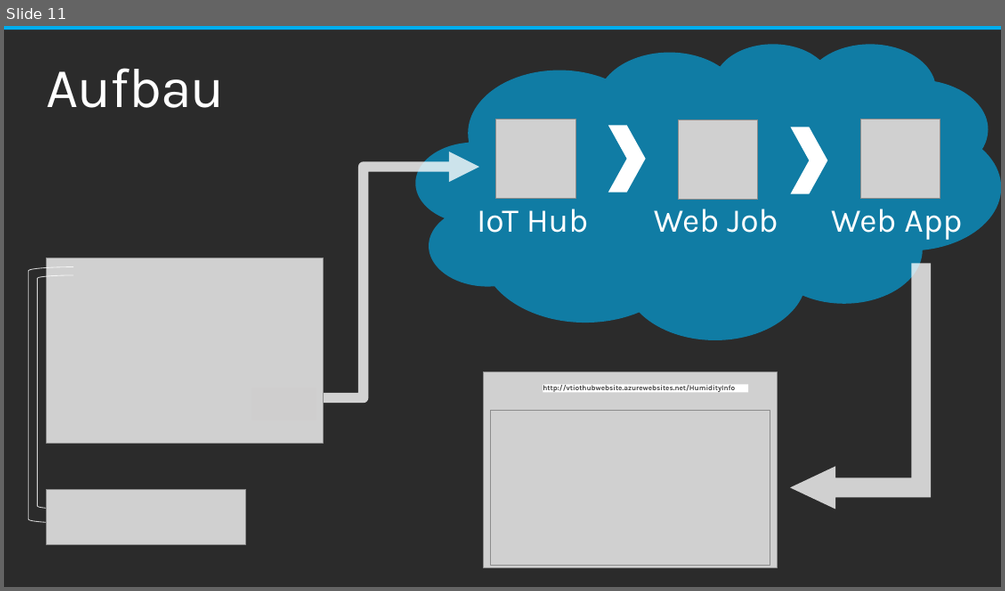
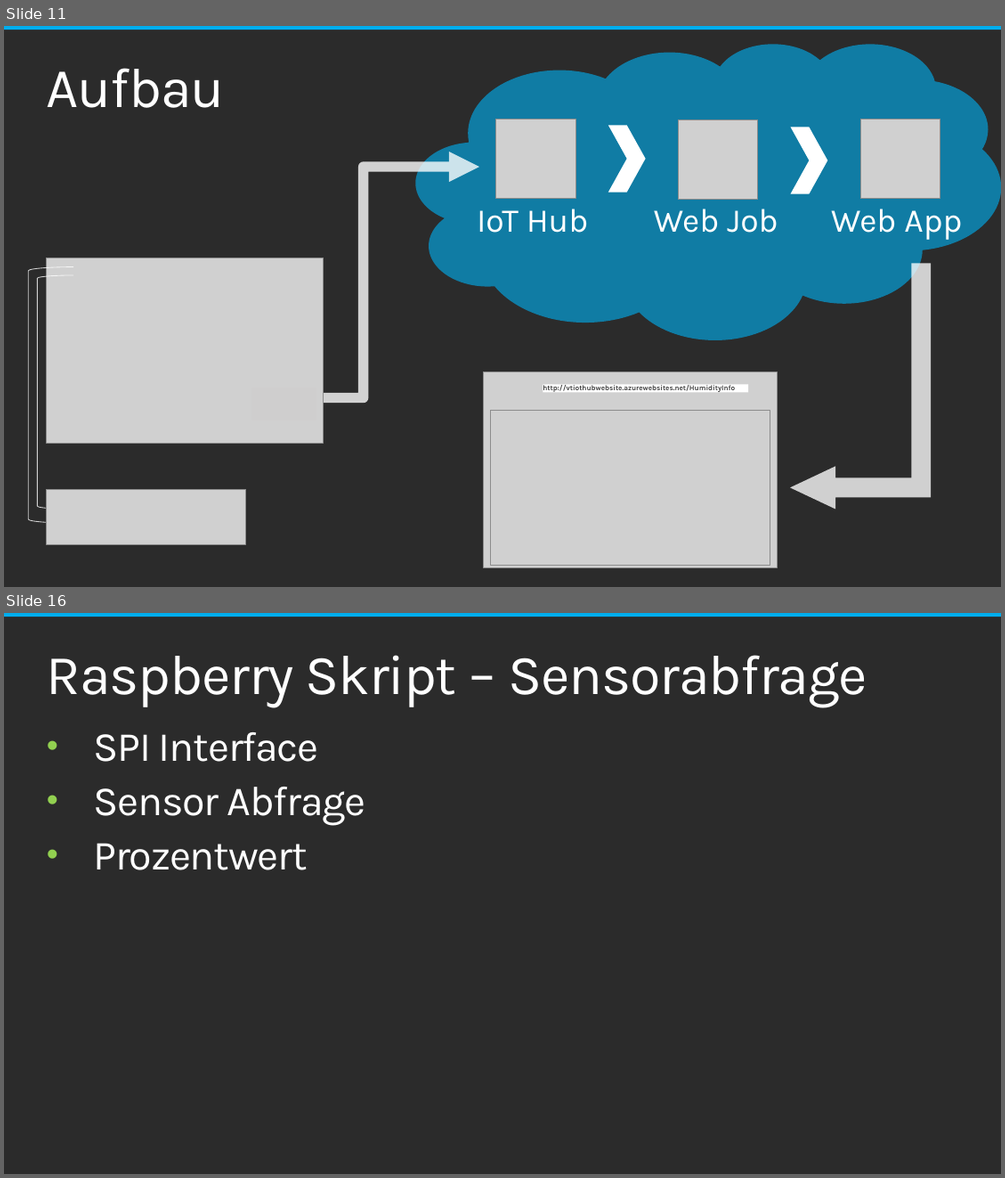
Before and after one commit to chriz239/VtIoTHub, a slide deck: Semesterprojekt_VT.pptx. Shown one above the other, each under a label of ours: slide 11 before the commit, slides 11 and 16 after it; the slides between them are not shown. The pictures are 1005x591 and 1005x1178 pixels, drawn with LibreOffice and Linux fonts; fonts in the diff are those of the drawing; grey boxes stand for pictures; background and template pictures are left out; a plain dark background stands for a picture behind light text. Boxes give left, top, right and bottom in pixels: in the first picture for what was removed or moved away, otherwise in the second. Text is boxed around its words. In the diff, an @@ line names an element or a change of style, - is before the commit and + after.

```diff
--- a/Semesterprojekt_VT.pptx
+++ b/Semesterprojekt_VT.pptx
@@ slide 16 added at (4,613,1001,1174), background picture (left out); not listed: 1 template element that a slide beside it also shows @@
@@ title added at (47,655,867,707), 54 pt, text #FFFFFF @@
+Raspberry Skript – Sensorabfrage
@@ text added at (93,732,366,870), 40 pt, text #FFFFFF @@
+• SPI Interface
+• Sensor Abfrage
+• Prozentwert
```
Also in this commit, not shown: 2 slides changed, 5 other slides added.
